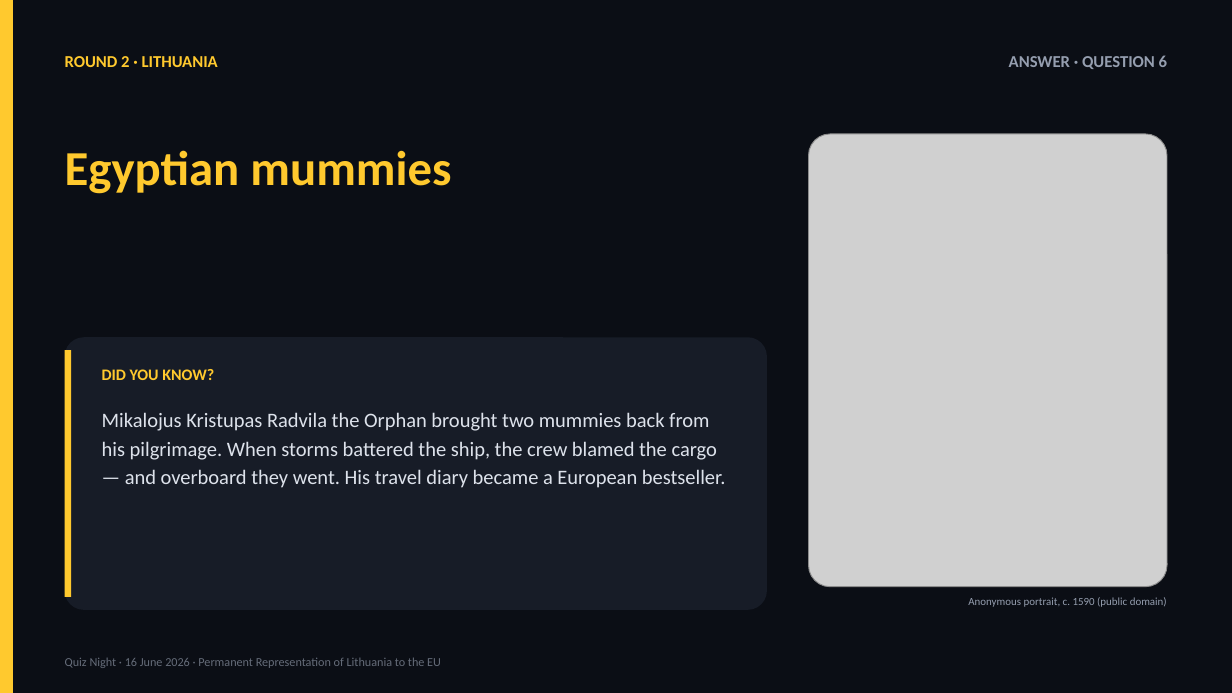
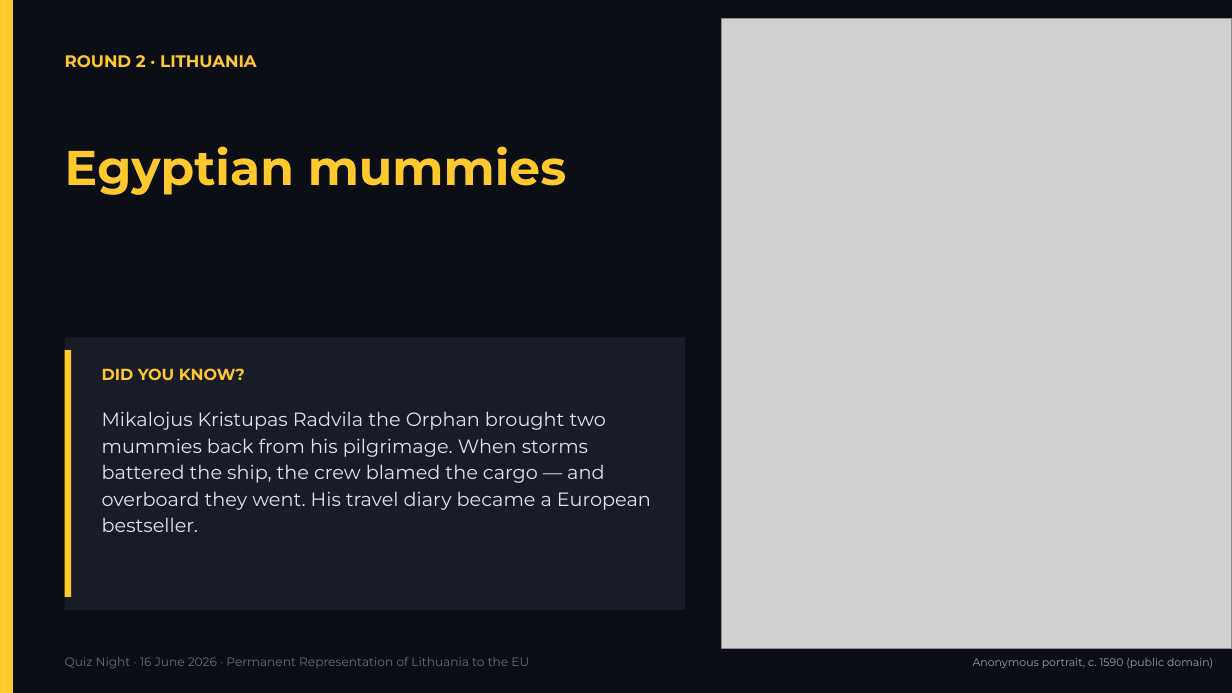
Before and after one commit to splice11/protmusis, a slide deck: slide 28 of Quiz_Night_2026-06-16.pptx. Drawn at 1232x693 pixels with LibreOffice and Linux fonts; fonts in the diff are those of the drawing; grey boxes stand for pictures. Boxes give left, top, right and bottom in pixels: in the first picture for what was removed or moved away, otherwise in the second. Text is boxed around its words. In the diff, an @@ line names an element or a change of style, - is before the commit and + after.

```diff
--- a/Quiz_Night_2026-06-16.pptx
+++ b/Quiz_Night_2026-06-16.pptx
@@ picture: place and size @@
-picture at [809,134,1167,587]
+picture at [722,18,1232,649]
@@ text removed at [1009,55,1167,69] @@
-ANSWER · QUESTION 6
@@ rounded rectangle removed at [65,337,767,610] @@
@@ rectangle added at [65,337,685,610], fill #171C27 @@
@@ text "Mikalojus Kristupas Radvila the Orphan ..." at [102,411,651,532]: size 16 to 15 pt, font Calibri to Montserrat @@
@@ font Calibri to Montserrat in 5 elements at [65,657,529,668], [65,55,257,68], [65,146,566,195], [102,368,245,380], [973,658,1213,668] @@
@@ text "Anonymous portrait, c. 1590 (public ...": place and size @@
-text "Anonymous portrait, c. 1590 (public ..." at [968,597,1167,607]
+text "Anonymous portrait, c. 1590 (public ..." at [973,658,1213,668]
```
Also in this commit, not shown: 48 other slides changed, 44 other files.
